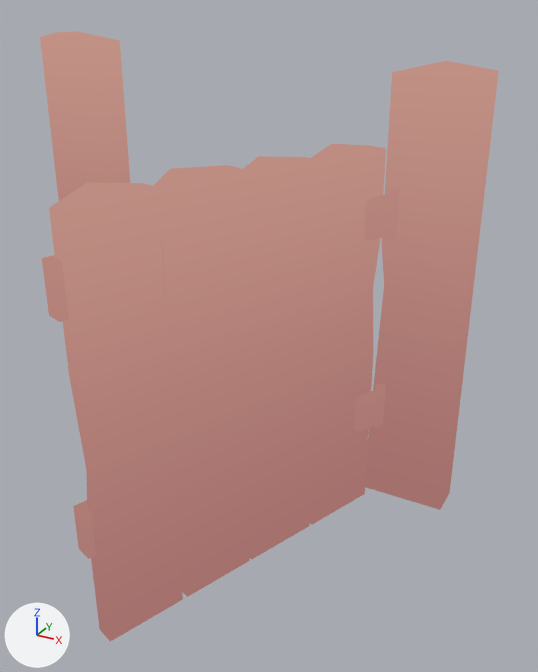
What one commit did to the glTF model assets/3D/small things/Fence_Gate_Open.glb.
The view is the same before and after, from a 50 mm camera at (0.427, -0.673, 0.487) aimed at (0.121, -0.117, 0.209). Arrows for +X, +Y and +Z are at lower left; the lights stay in place.

The first picture shows 'Fence_Gate_Open'.
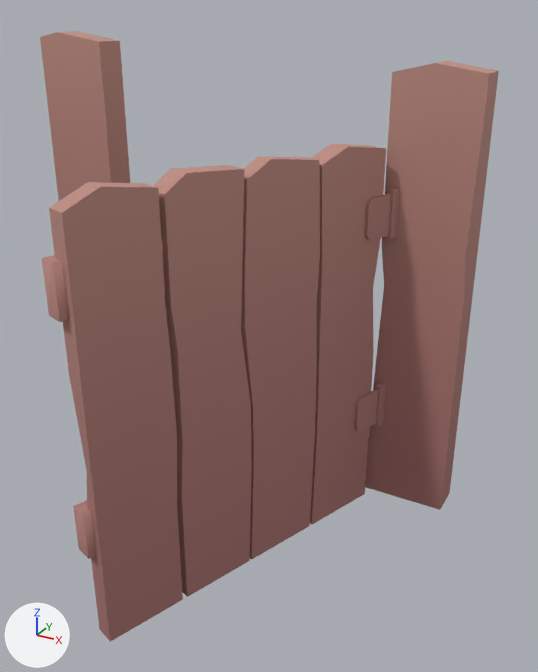
What differs and where, as boxes [x1, y1, x2, y2] in the pictures (538 x 672 px):
'Fence_Gate_Open', recoloured (pink to brown)
    both: [40, 32, 499, 642]

The change, as a diff of the scene's bpy script:
```diff
--- a/assets/3D/small things/Fence_Gate_Open.glb.py
+++ b/assets/3D/small things/Fence_Gate_Open.glb.py
@@ mat_auto @@
 mat_auto = bpy.data.materials.new('Auto')
-# nodes: BsdfTransparent, Emission, LightPath, MixShader, OutputMaterial, TexImage
+# nodes: BsdfPrincipled, OutputMaterial, TexImage
 # uses the picture img_gradienttextures
```
